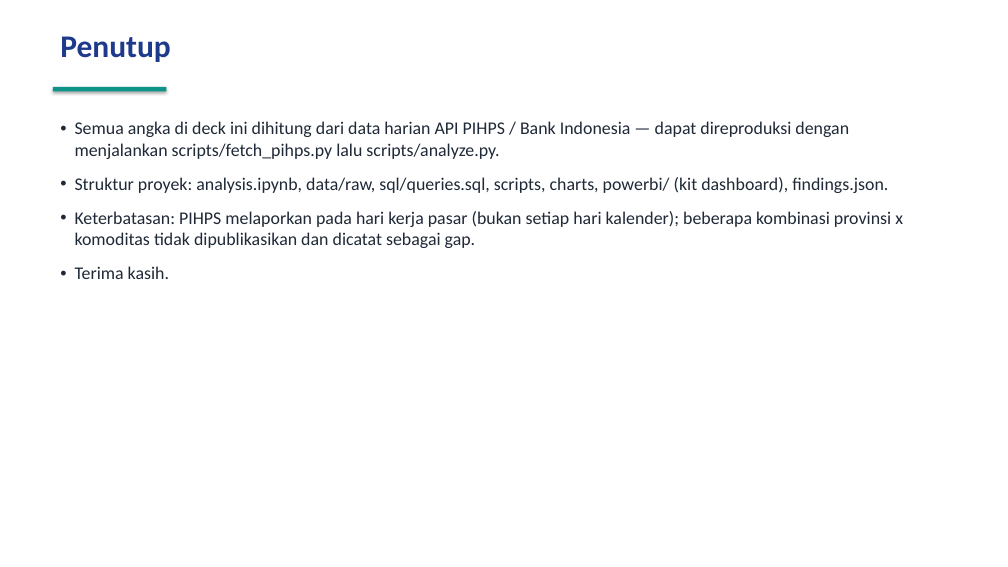
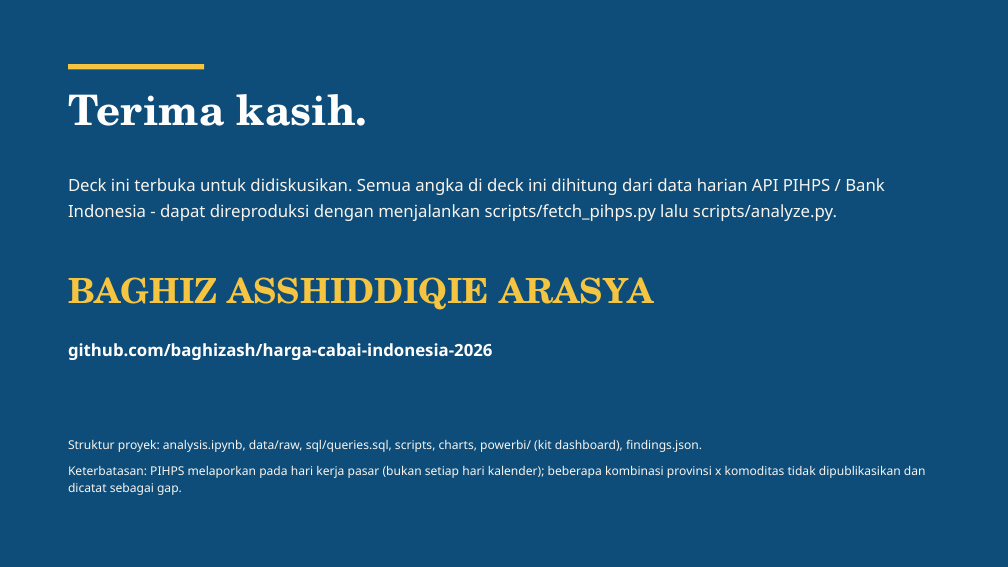
Before and after one commit to baghizash/harga-cabai-indonesia-2026, a slide deck: slide 10 of Portofolio-Analisis-Harga-Cabai.pptx. Drawn at 1008x567 pixels with LibreOffice and Linux fonts; fonts in the diff are those of the drawing. Boxes give left, top, right and bottom in pixels: in the first picture for what was removed or moved away, otherwise in the second. Text is boxed around its words. In the diff, an @@ line names an element or a change of style, - is before the commit and + after.

```diff
--- a/Portofolio-Analisis-Harga-Cabai.pptx
+++ b/Portofolio-Analisis-Harga-Cabai.pptx
@@ background #FFFFFF to #0E4D7A @@
@@ text removed at (60,36,171,62) @@
-Penutup
@@ rectangle: place and size @@
-rectangle at (53,87,166,91)
+rectangle at (68,64,204,70)
@@ rectangle at (68,64,204,70): fill #0D9488 to #F5C542; shadow off @@
@@ text added at (68,94,368,126), 40 pt, text #FFFFFF, bold @@
+Terima kasih.
@@ text at (68,178,885,221): text changed; size 17 to 16 pt; font Calibri to Noto Sans; text colour #1F2937 to #F7F4EE @@
-• Semua angka di deck ini dihitung dari data harian API PIHPS / Bank Indonesia — dapat direproduksi dengan menjalankan scripts/fetch_pihps.py lalu scripts/analyze.py.
-• Struktur proyek: analysis.ipynb, data/raw, sql/queries.sql, scripts, charts, powerbi/ (kit dashboard), findings.json.
-• Keterbatasan: PIHPS melaporkan pada hari kerja pasar (bukan setiap hari kalender); beberapa kombinasi provinsi x komoditas tidak dipublikasikan dan dicatat sebagai gap.
-• Terima kasih.
+Deck ini terbuka untuk didiskusikan. Semua angka di deck ini dihitung dari data harian API PIHPS / Bank Indonesia - dapat direproduksi dengan menjalankan scripts/fetch_pihps.py lalu scripts/analyze.py.
@@ text added at (68,277,653,310), 33 pt, text #F5C542, bold @@
+BAGHIZ ASSHIDDIQIE ARASYA
@@ text added at (68,343,492,360), 16 pt, text #FFFFFF, bold @@
+github.com/baghizash/harga-cabai-indonesia-2026
@@ text added at (68,439,926,495), 11.5 pt, text #F7F4EE @@
+Struktur proyek: analysis.ipynb, data/raw, sql/queries.sql, scripts, charts, powerbi/ (kit dashboard), findings.json.
+Keterbatasan: PIHPS melaporkan pada hari kerja pasar (bukan setiap hari kalender); beberapa kombinasi provinsi x komoditas tidak dipublikasikan dan dicatat sebagai gap.
```
Also in this commit, not shown: 9 other slides changed.
